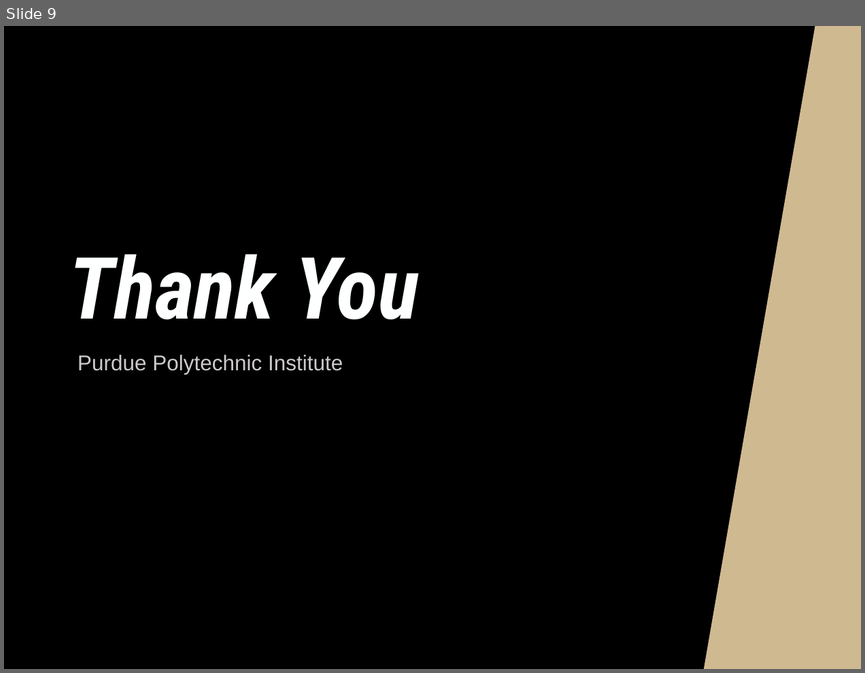
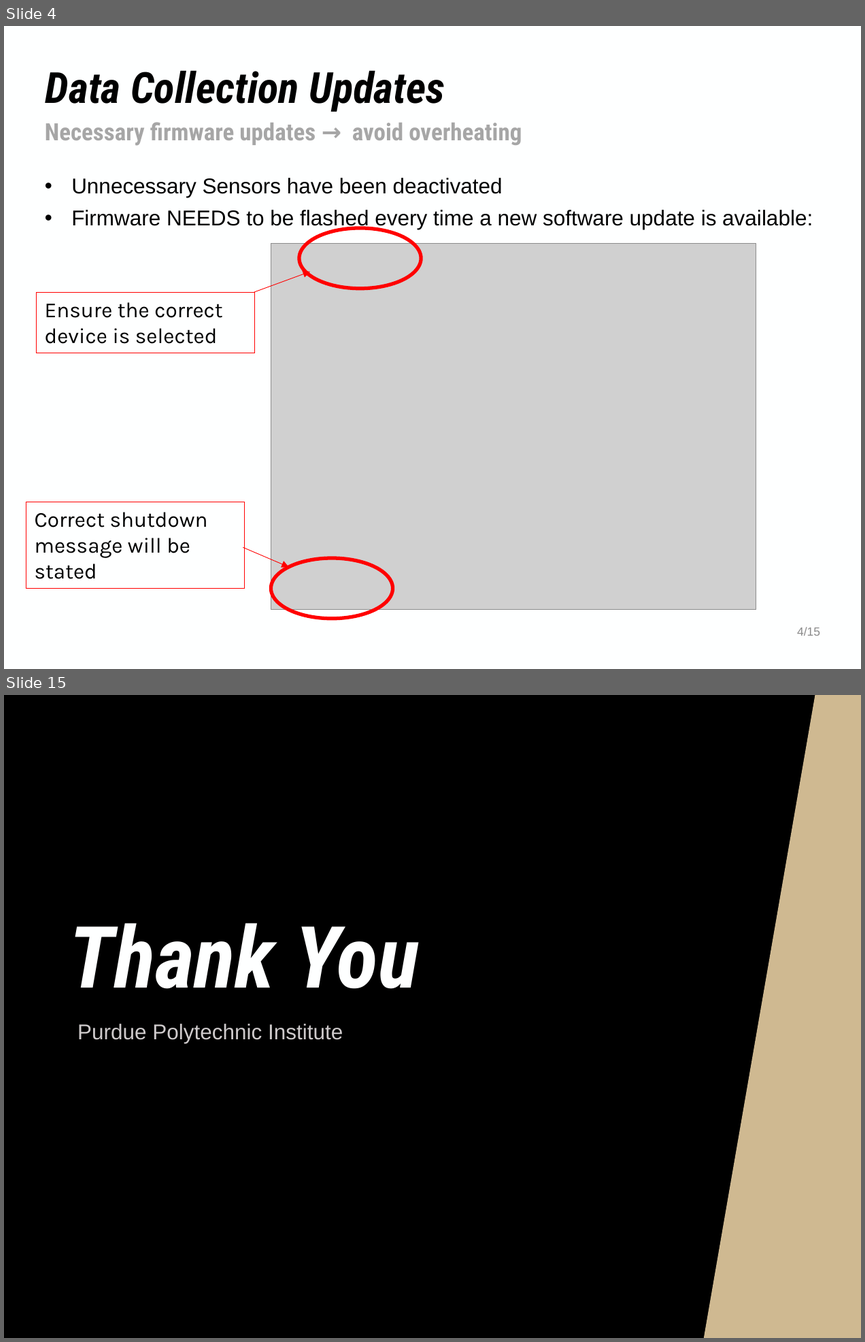
Before and after one commit to NHuang58/Biomedical_Device_PCB, a slide deck: Documentation/Slides/Week_32.pptx. Shown one above the other, each under a label of ours: slide 9 before the commit, slides 4 and 15 after it; the slides between them are not shown. The pictures are 865x673 and 865x1342 pixels, drawn with LibreOffice and Linux fonts; fonts in the diff are those of the drawing; grey boxes stand for pictures; background and template pictures are left out. Boxes give left, top, right and bottom in pixels: in the first picture for what was removed or moved away, otherwise in the second. Text is boxed around its words. In the diff, an @@ line names an element or a change of style, - is before the commit and + after.

```diff
--- a/Documentation/Slides/Week_32.pptx
+++ b/Documentation/Slides/Week_32.pptx
@@ slide 4 added at (4,26,861,669), background #FEFFFF @@
@@ title added at (45,70,445,112), 36 pt, text #000000, bold, italic @@
+Data Collection Updates
@@ text added at (45,122,521,145), 20 pt, text #A6A6A6, bold @@
+Necessary firmware updates → avoid overheating
@@ text added at (71,178,813,229), 18 pt, text #000000 @@
+• Unnecessary Sensors have been deactivated
+• Firmware NEEDS to be flashed every time a new software update is available:
@@ ellipse added at (298,228,420,288), outline #FF0000 3 pt @@
@@ picture added at (271,243,755,609) @@
@@ arrow added from (254, 292) to (310, 272), #FF0000 0.5 pt @@
@@ rectangle added at (37,292,255,352), outline #FF0000 0.75 pt, 18 pt, text #000000 @@
+Ensure the correct device is selected
@@ rectangle added at (26,501,245,588), outline #FF0000 0.75 pt, 18 pt, text #000000 @@
+Correct shutdown message will be stated
@@ arrow added from (243, 547) to (288, 567), #FF0000 0.5 pt @@
@@ ellipse added at (271,558,392,618), outline #FF0000 3 pt @@
@@ text added at (797,626,820,635), 10 pt, text #8C8C8C @@
+4/15
@@ what was slide 9 is now slide 15 @@
```
Also in this commit, not shown: 3 slides changed, 10 other slides added, 5 slides removed, 16 other files.
